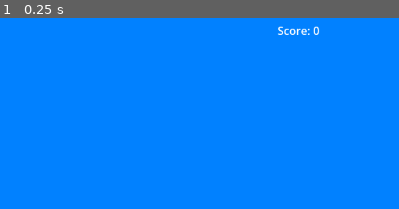
Above: before the commit, frame 1.
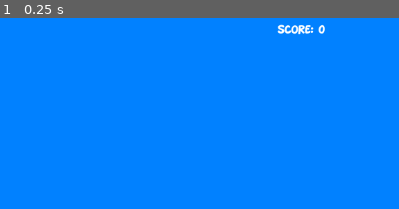
Above: after the commit, the same moment.

Repository: 5hr3kY/Kit-Fight
Game: Godot game, scene res://Scenes/main.tscn
Same seed, same stepped clock (60 frames per second), same inputs: the game is played once before the commit and once after it. This scene is started directly instead of the project's main scene.
Inputs:
- Up to frame 1 (0.25 s): no input
The pictures show only the part of the screen within x 50-100%, y 0-50%; the shares and areas given below are measured in that part.

The runs differ from the first frame. In frame 1, 0.5% of the frame differs, in the area x 69-82%, y 3-9%.

Commit message:
pls dont die

Diff:
--- a/kit-fight/Scenes/main.tscn
+++ b/kit-fight/Scenes/main.tscn
@@ -7,6 +7,7 @@
 [ext_resource type="Texture2D" uid="uid://c8w5ge5axrlv2" path="res://Assets/Ground.png" id="4_ynf5e"]
 [ext_resource type="Texture2D" uid="uid://3lqljab4lq0n" path="res://Assets/Water + Cloud.png" id="5_hptm8"]
 [ext_resource type="Script" uid="uid://0lrwul71jhdw" path="res://tile_map.gd" id="6_d1ilt"]
+[ext_resource type="FontFile" uid="uid://b1sywxaa5e0gf" path="res://UI stuff/Matcha Style.ttf" id="8_344ge"]
 
 [sub_resource type="RectangleShape2D" id="RectangleShape2D_1bvp3"]
 size = Vector2(58, 90.5)
@@ -98,4 +99,5 @@
 offset_top = 31.0
 offset_right = 1097.0
 offset_bottom = 54.0
+theme_override_fonts/normal_font = ExtResource("8_344ge")
 text = "SCORE: "
